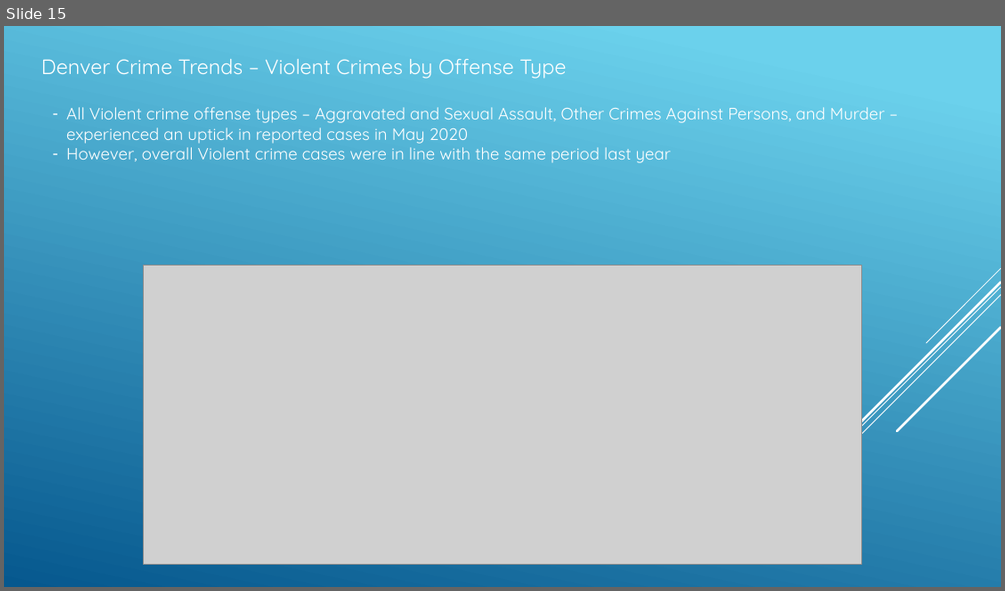
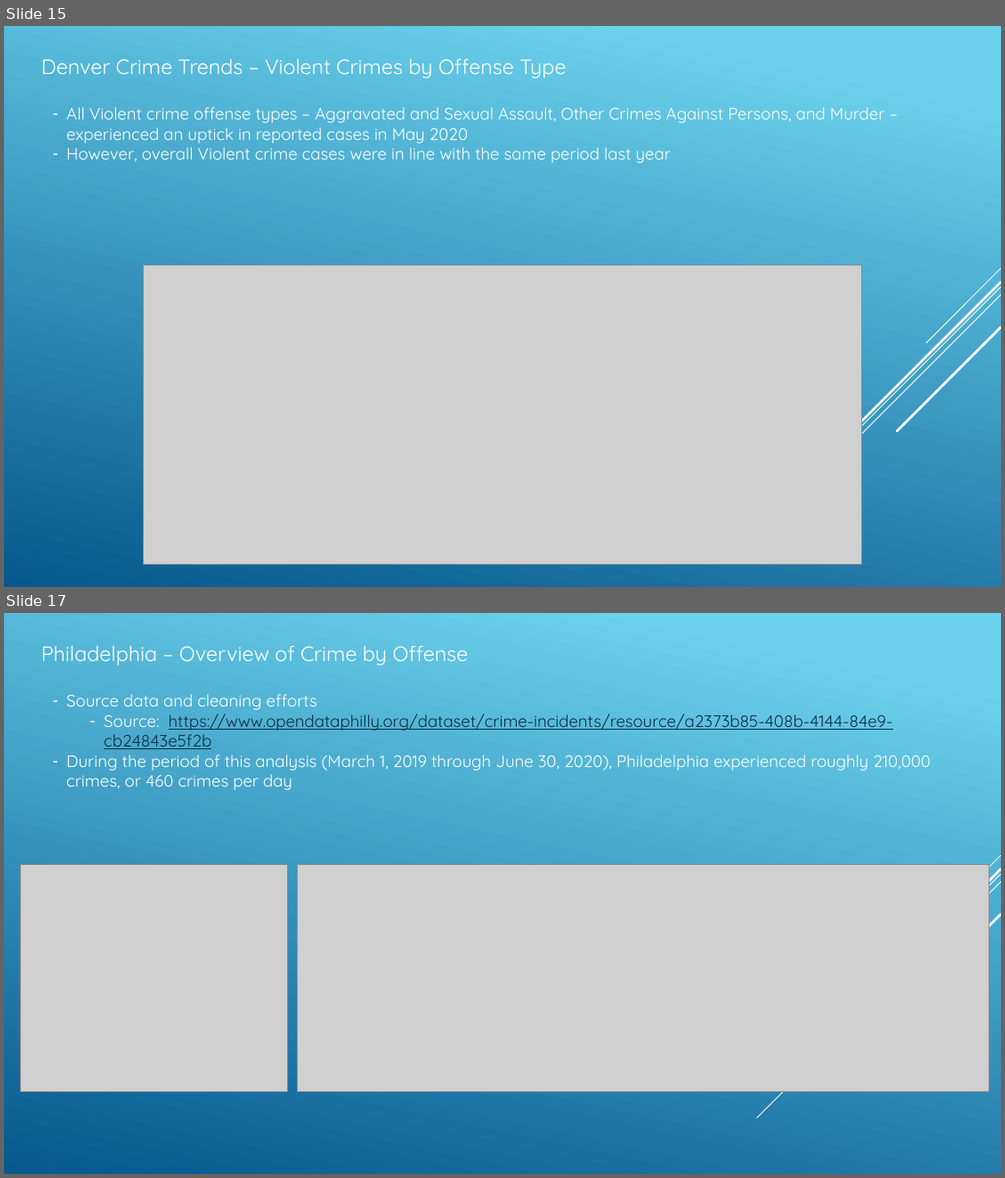
Before and after one commit to angelabanko/Project_1, a slide deck: Draft Presentation_v1.pptx. Shown one above the other, each under a label of ours: slide 15 before the commit, slides 15 and 17 after it; the slides between them are not shown. The pictures are 1005x591 and 1005x1178 pixels, drawn with LibreOffice and Linux fonts; fonts in the diff are those of the drawing; grey boxes stand for pictures. Boxes give left, top, right and bottom in pixels: in the first picture for what was removed or moved away, otherwise in the second. Text is boxed around its words. In the diff, an @@ line names an element or a change of style, - is before the commit and + after.

```diff
--- a/Draft Presentation_v1.pptx
+++ b/Draft Presentation_v1.pptx
@@ slide 17 added at (x1=4, y1=613, x2=1001, y2=1174), background gradient #6ED2EB to #06588E; not listed: 5 template elements that a slide beside it also shows @@
@@ text added at (x1=41, y1=646, x2=469, y2=666), 20 pt, text #FFFFFF @@
+Philadelphia – Overview of Crime by Offense
@@ text added at (x1=66, y1=694, x2=930, y2=790), 16 pt, text #FFFFFF @@
+– Source data and cleaning efforts
+  – Source: https://www.opendataphilly.org/dataset/crime-incidents/resource/a2373b85-408b-4144-84e9-cb24843e5f2b
+– During the period of this analysis (March 1, 2019 through June 30, 2020), Philadelphia experienced roughly 210,000 crimes, or 460 crimes per day
@@ picture added at (x1=20, y1=864, x2=287, y2=1091) @@
@@ picture added at (x1=297, y1=864, x2=989, y2=1091) @@
```
Also in this commit, not shown: 6 slides changed, 2 other slides added, 4 slides removed, 5 other files.
